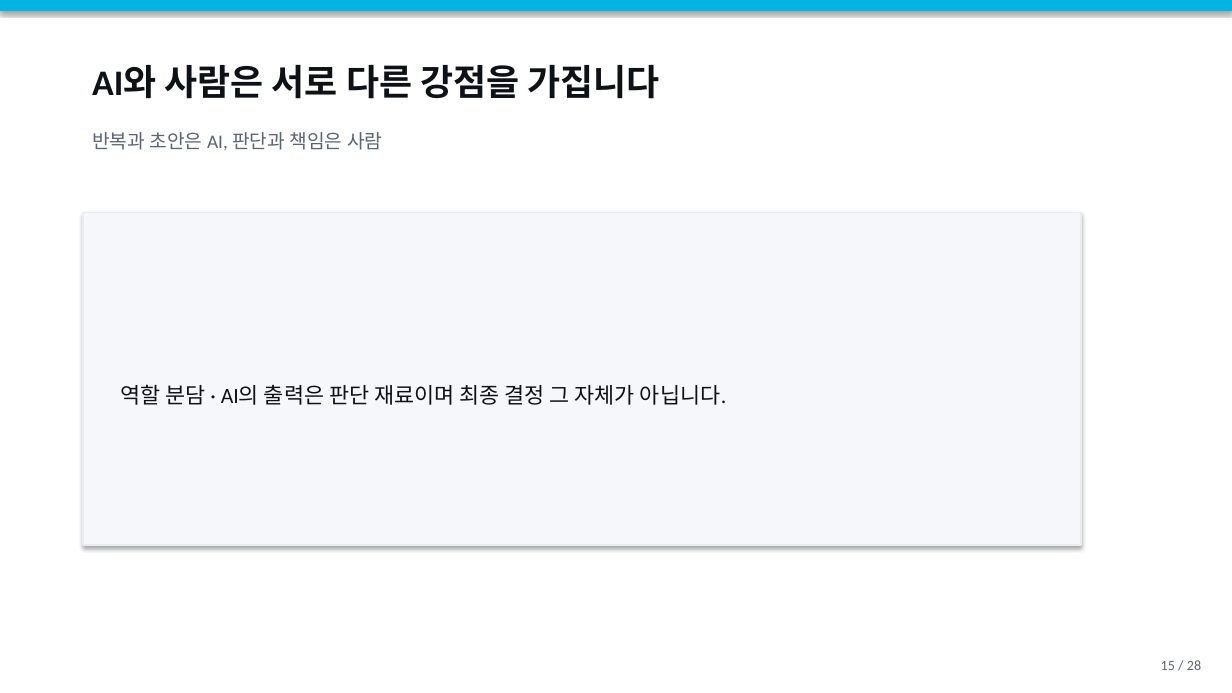
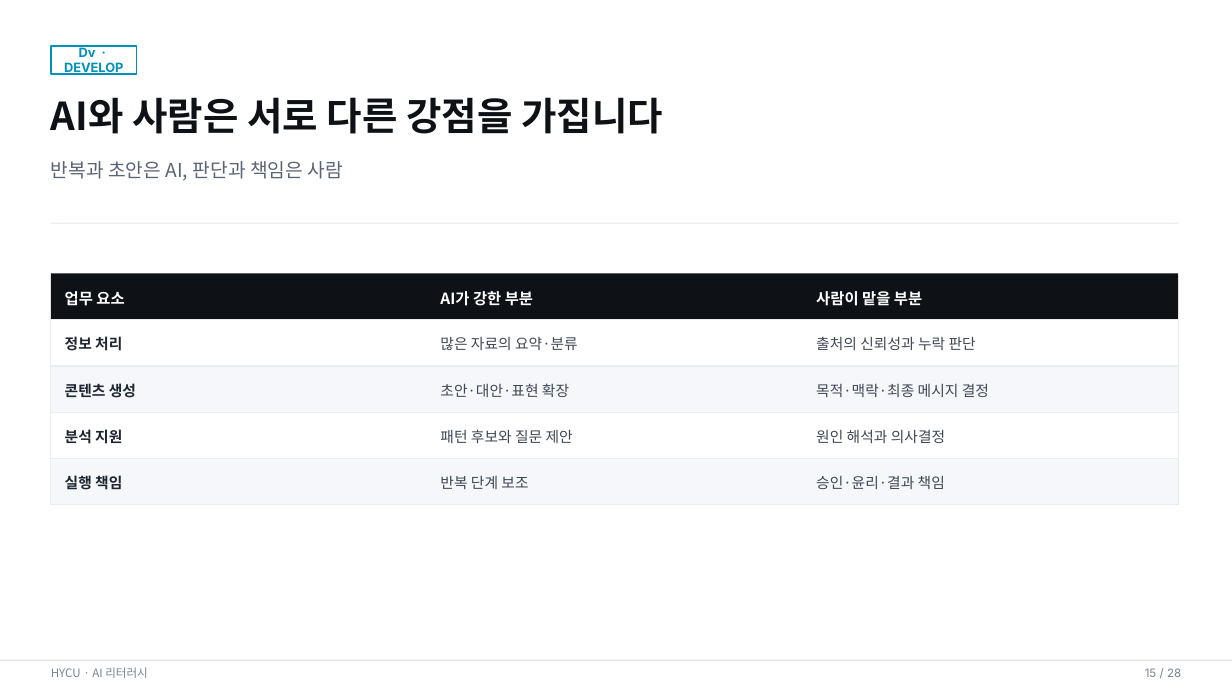
Before and after one commit to omnipotentlab/hycu-studio-preview, a slide deck: slide 15 of assets/HYCU_AI리터러시_3주차_02교시.pptx. Drawn at 1232x693 pixels with LibreOffice and Linux fonts; fonts in the diff are those of the drawing. Boxes give left, top, right and bottom in pixels: in the first picture for what was removed or moved away, otherwise in the second. Text is boxed around its words. In the diff, an @@ line names an element or a change of style, - is before the commit and + after.

```diff
--- a/assets/HYCU_AI리터러시_3주차_02교시.pptx
+++ b/assets/HYCU_AI리터러시_3주차_02교시.pptx
@@ rectangle removed at <box>0,0,1232,11</box> @@
@@ rectangle added at <box>51,46,137,74</box>, outline #0091B8 1.25 pt, 10 pt, text #0091B8, bold @@
+Dv · DEVELOP
@@ text "AI와 사람은 서로 다른 강점을 ...": place and size @@
-text "AI와 사람은 서로 다른 강점을 ..." at <box>92,65,659,99</box>
+text "AI와 사람은 서로 다른 강점을 ..." at <box>51,97,663,134</box>
@@ text "AI와 사람은 서로 다른 강점을 ..." at <box>51,97,663,134</box>: size 28 to 30 pt, font Calibri to Noto Sans CJK KR; line spacing 1 to 1.08 @@
@@ text "반복과 초안은 AI, 판단과 책임은 ...": place and size @@
-text "반복과 초안은 AI, 판단과 책임은 ..." at <box>92,132,382,150</box>
+text "반복과 초안은 AI, 판단과 책임은 ..." at <box>51,161,342,181</box>
@@ text "반복과 초안은 AI, 판단과 책임은 ..." at <box>51,161,342,181</box>: font Calibri to Noto Sans CJK KR; line spacing 1 to 1.15 @@
@@ rectangle added at <box>51,223,1178,224</box>, fill #E9ECF0 @@
@@ rectangle removed at <box>83,213,1081,545</box> @@
-역할 분담 · AI의 출력은 판단 재료이며 최종 결정 그 자체가 아닙니다.
@@ rectangle added at <box>51,274,1178,320</box>, fill #0E1116 @@
@@ text added at <box>65,291,124,306</box>, 12 pt, text #FFFFFF, bold @@
+업무 요소
@@ text added at <box>440,291,533,306</box>, 12 pt, text #FFFFFF, bold @@
+AI가 강한 부분
@@ text added at <box>816,288,922,308</box>, 12 pt, text #FFFFFF, bold @@
+사람이 맡을 부분
@@ rectangle added at <box>51,320,1178,366</box>, fill #FFFFFF, outline #E9ECF0 0.5 pt @@
@@ text added at <box>65,336,122,351</box>, 11.5 pt, text #1E2530, bold @@
+정보 처리
@@ text added at <box>440,337,578,350</box>, 11.5 pt, text #3F4753 @@
+많은 자료의 요약·분류
@@ text added at <box>816,336,976,350</box>, 11.5 pt, text #3F4753 @@
+출처의 신뢰성과 누락 판단
@@ rectangle added at <box>51,366,1178,412</box>, fill #F5F7FA, outline #E9ECF0 0.5 pt @@
@@ text added at <box>65,383,136,398</box>, 11.5 pt, text #1E2530, bold @@
+콘텐츠 생성
@@ text added at <box>440,383,569,397</box>, 11.5 pt, text #3F4753 @@
+초안·대안·표현 확장
@@ text added at <box>816,384,989,397</box>, 11.5 pt, text #3F4753 @@
+목적·맥락·최종 메시지 결정
@@ rectangle added at <box>51,412,1178,458</box>, fill #FFFFFF, outline #E9ECF0 0.5 pt @@
@@ text added at <box>65,429,122,444</box>, 11.5 pt, text #1E2530, bold @@
+분석 지원
@@ text added at <box>440,429,573,443</box>, 11.5 pt, text #3F4753 @@
+패턴 후보와 질문 제안
@@ text added at <box>816,429,945,443</box>, 11.5 pt, text #3F4753 @@
+원인 해석과 의사결정
@@ rectangle added at <box>51,458,1178,505</box>, fill #F5F7FA, outline #E9ECF0 0.5 pt @@
@@ text added at <box>65,475,122,490</box>, 11.5 pt, text #1E2530, bold @@
+실행 책임
@@ text added at <box>440,476,528,489</box>, 11.5 pt, text #3F4753 @@
+반복 단계 보조
@@ text added at <box>816,476,945,489</box>, 11.5 pt, text #3F4753 @@
+승인·윤리·결과 책임
@@ rectangle added at <box>0,660,1232,661</box>, fill #D5DBE2 @@
@@ text added at <box>51,667,148,678</box>, 9 pt, text #7A8390 @@
+HYCU · AI 리터러시
@@ text "15 / 28": place and size @@
-text "15 / 28" at <box>1161,660,1201,670</box>
+text "15 / 28" at <box>1145,668,1181,677</box>
@@ text "15 / 28" at <box>1145,668,1181,677</box>: size 11 to 9 pt, font Calibri to Inter, text colour #5A6473 to #7A8390; line spacing 1 to 1.15 @@
```
Also in this commit, not shown: 18 other slides changed, 9 slides added, 9 slides removed, 3 other files.
